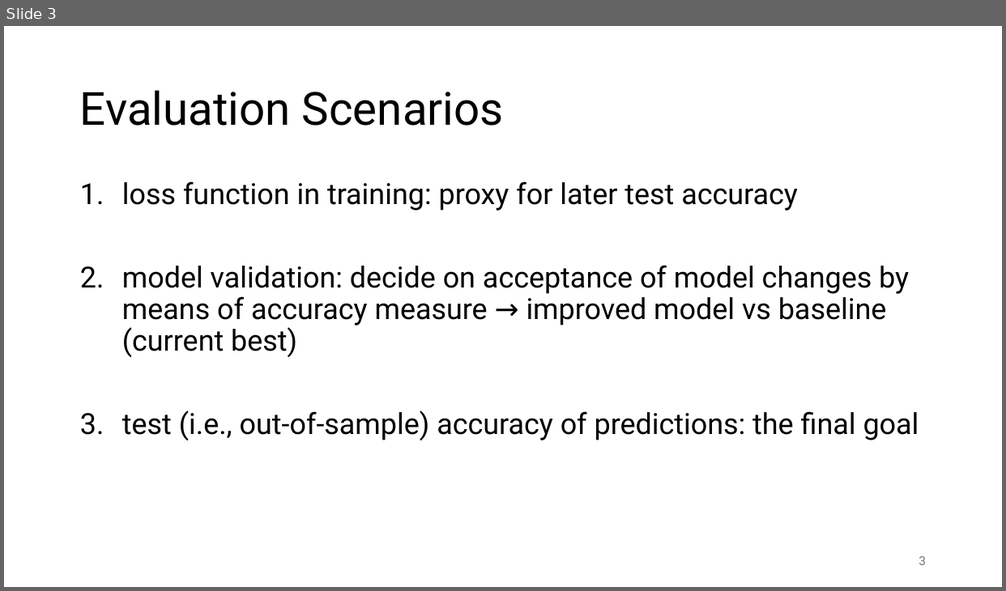
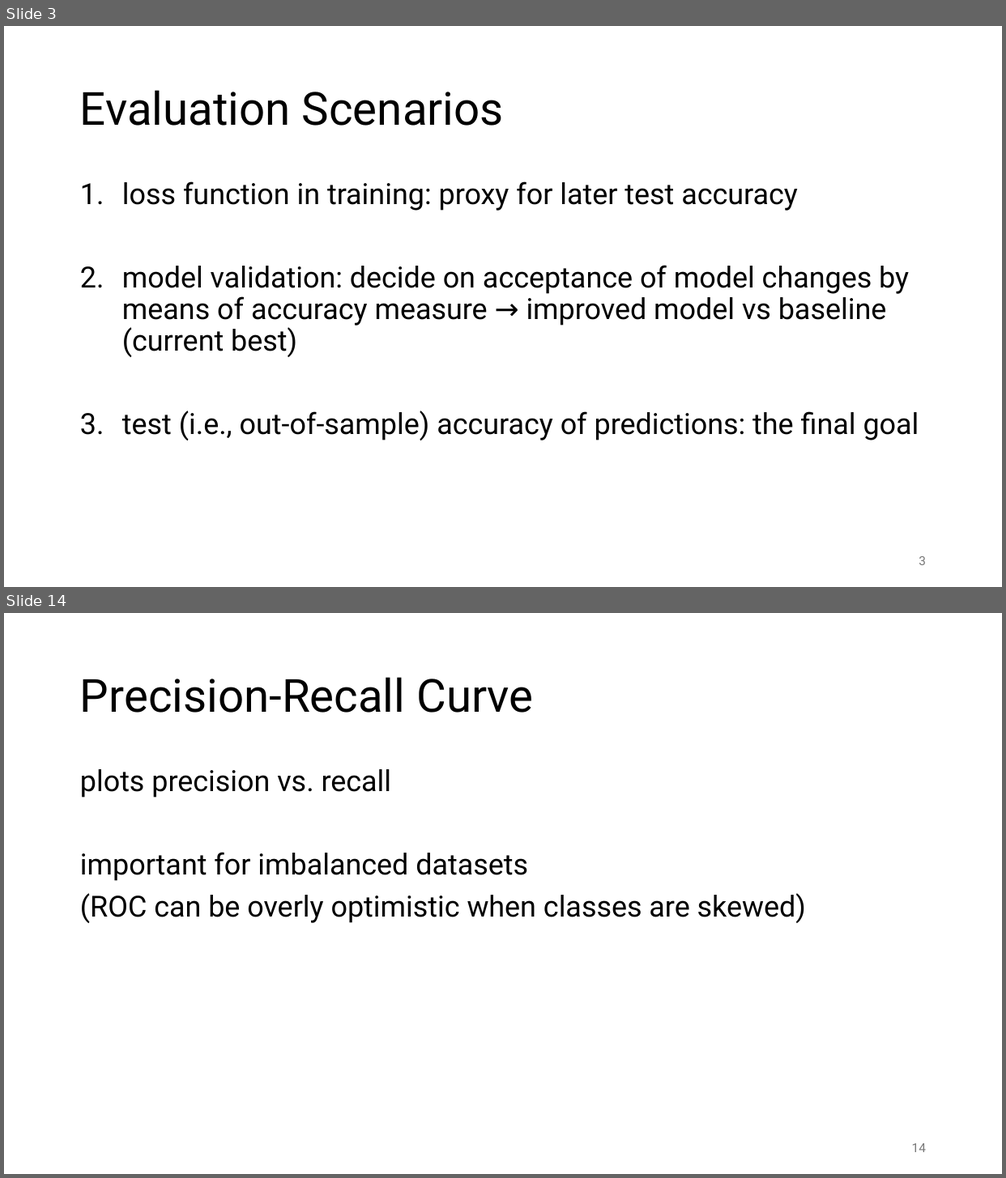
Before and after one commit to FelixWick/data_science, a slide deck: slides/7_model_evaluation.pptx. Shown one above the other, each under a label of ours: slide 3 before the commit, slides 3 and 14 after it; the slides between them are not shown. The pictures are 1006x591 and 1006x1178 pixels, drawn with LibreOffice and Linux fonts; fonts in the diff are those of the drawing. Boxes give left, top, right and bottom in pixels: in the first picture for what was removed or moved away, otherwise in the second. Text is boxed around its words. In the diff, an @@ line names an element or a change of style, - is before the commit and + after.

```diff
--- a/slides/7_model_evaluation.pptx
+++ b/slides/7_model_evaluation.pptx
@@ slide 14 added at (4,613,1002,1174), background #FFFFFF @@
@@ title added at (80,677,533,713), 44 pt, text #000000 @@
+Precision-Recall Curve
@@ text added at (80,769,806,923), 28 pt, text #000000 @@
+plots precision vs. recall
+important for imbalanced datasets
+(ROC can be overly optimistic when classes are skewed)
@@ page number added at (912,1144,926,1152), 12 pt, text #797979 @@
+14
```
Also in this commit, not shown: 7 slides changed, 23 other slides added, 7 slides removed, 2 other files.
